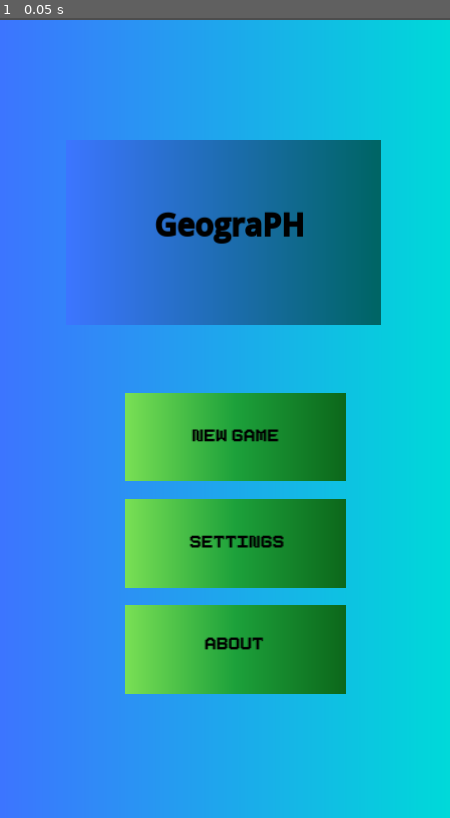
Above: before the commit, frame 1.
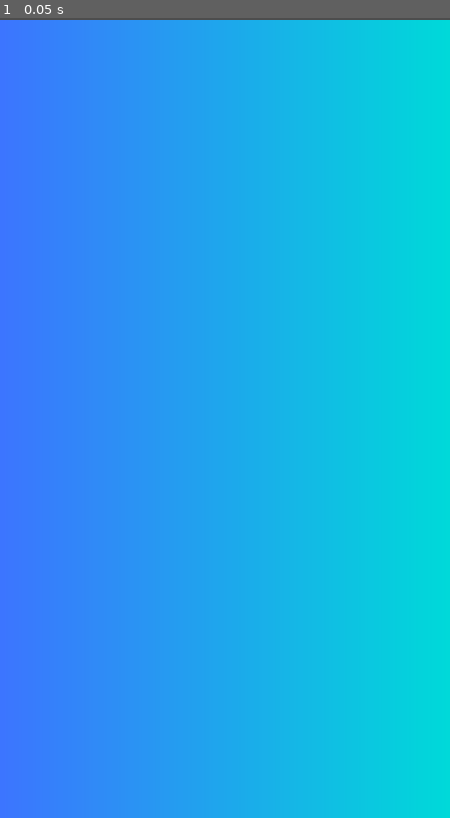
Above: after the commit, the same moment.

Repository: JohnMatthewBautista/GeograPH
Game: Godot game, scene res://scenes/Main.tscn
Same seed, same stepped clock (60 frames per second), same inputs: the game is played once before the commit and once after it.
Inputs:
- Up to frame 1 (0.05 s): no input

The runs differ from the first frame. In frame 1, 31% of the frame differs, in the area x 23-85%, y 15-85%.

Commit message:
Game Data
Creation of game data
- creation of custom class
- stored all info in a global_variable

Diff:
--- a/scenes/Main.tscn
+++ b/scenes/Main.tscn
@@ -1,6 +1,7 @@
-[gd_scene load_steps=4 format=3 uid="uid://djbl7scketuuv"]
+[gd_scene load_steps=5 format=3 uid="uid://djbl7scketuuv"]
 
-[ext_resource type="PackedScene" uid="uid://dnfxdwny35ci" path="res://scenes/MainMenu.tscn" id="1_1p7ta"]
+[ext_resource type="Script" path="res://scripts/Main_menu.gd" id="1_quja7"]
+[ext_resource type="Script" path="res://scripts/Main.gd" id="1_u3eif"]
 
 [sub_resource type="Gradient" id="Gradient_r6pvo"]
 resource_local_to_scene = true
@@ -11,8 +12,14 @@
 gradient = SubResource("Gradient_r6pvo")
 
 [node name="Main" type="Node"]
+script = ExtResource("1_u3eif")
 
-[node name="MainMenu" parent="." instance=ExtResource("1_1p7ta")]
+[node name="MainMenu" type="Control" parent="."]
+layout_mode = 3
+anchors_preset = 0
+offset_right = 725.0
+offset_bottom = 1290.0
+script = ExtResource("1_quja7")
 
 [node name="Background" type="ParallaxBackground" parent="."]
 
--- a/scripts/Main.gd
+++ b/scripts/Main.gd
@@ -1,15 +1,22 @@
 extends Node
 
 var regions = {
-	"NCR" : ["Caloocan","Las Piñas","Makati","Malabon","Mandaluyong","Manila","Marikina","Muntinlupa","Navotas","Prañaque","Pasay","Pasig","Pateros","Quezon City","San Juan","Taguig","Valenzuela"],
-	"CAR" : ["Abra","Apayao","Baguio","Benguet","Ifugao","Kalinga","Mountain Province"]
+	"region1" : Region.new("Ilocos Region", "Luzon", "San Fernando, La Union", 1, ["Ilocos Norte", "Ilocos Sur", "La Union", "Pangasinan"]),
+	"region2" : Region.new("Cagayan Valley", "Luzon", "Tuguegarao", 2, ["Batanes", "Cagayan", "Isabela", "Nueva Vizcaya", "Quirino"]),
+	"region3" : Region.new("Central Luzon", "Luzon", "San Fernando, Pampanga", 3, ["Aurora", "Bataan", "Bulacan", "Nueva Ecija", "Pampanga", "Tarlac", "Zambales"]),
+	"region4a" : Region.new("Calabarzon", "Luzon", "Calamba", 0, ["Batangas", "Cavite", "Laguna", "Quezon", "Rizal"]),
+	"region4b" : Region.new("Mimaropa", "Luzon", "Calapan", 0, ["Marinduque", "Occidental Mindoro", "Oriental Mindoro", "Palawan", "Romblon"]),
+	"region5" : Region.new("Bicol Region", "Luzon", "Legazpi", 5, ["Albay", "Camarines Norte", "Camarines Sur", "Catanduanes", "Masbate", "Sorsogon"]),
+	"region6" : Region.new("Western Visayas", "Visayas", "Iloilo City", 6, ["Aklan", "Antique", "Capiz", "Guimaras", "Iloilo"]),
+	"nir" : Region.new("Negros Island Region (NIR)", "Visayas", "Bacolod and Dumaguete", 0, ["Negros Occidental", "Negros Oriental", "Siquijor"]),
+	"region7" : Region.new("Central Visayas", "Visayas", "Cebu City", 7, ["Bohol", "Cebu"]),
+	"region8" : Region.new("Eastern Visayas", "Visayas", "Tacloban", 8, ["Biliran", "Eastern Samar", "Leyte", "Northern Samar", "Samar", "Southern Leyte"]),
+	"region9" : Region.new("Zamboanga Peninsula", "Mindanao", "Pagadian", 9, ["Zamboanga del Norte", "Zamboanga del Sur", "Zamboanga Sibugay"]),
+	"region10" : Region.new("Northern Mindanao", "Mindanao", "Cagayan de Oro", 10, ["Bukidnon", "Camiguin", "Lanao del Norte", "Misamis Occidental", "Misamis Oriental"]),
+	"region11" : Region.new("Davao Region", "Mindanao", "Davao City", 11, ["Davao de Oro", "Davao del Norte", "Davao del Sur", "Davao Occidental", "Davao Oriental"]),
+	"region12" : Region.new("Soccsksargen", "Mindanao", "Koronadal", 12, ["Sarangani", "South Cotabato", "Sultan Kudarat"]),
+	"region13" : Region.new("Caraga", "Mindanao", "Butuan", 13, ["Agusan del Norte", "Agusan del Sur", "Dinagat Islands", "Surigao del Norte", "Surigao del Sur"]),
+	"ncr" : Region.new("NCR", "Luzon", "Manila", 0, ["Caloocan", "Las Piñas", "Makati", "Malabon", "Mandaluyong", "Marikina", "Muntinlupa", "Navotas", "Parañaque", "Pasay", "Pasig", "Pateros", "Quezon City", "San Juan", "Taguig", "Valenzuela"]),
+	"car" : Region.new("CAR", "Luzon", "Baguio", 0, ["Abra", "Apayao", "Benguet", "Ifugao", "Kalinga", "Mountain Province"]),
+	"barmm" : Region.new("BARMM", "Mindanao", "Cotabato City", 0, ["Basilan", "Lanao del Sur", "Maguindanao", "Sulu", "Tawi-Tawi"])
 }
-
-# Called when the node enters the scene tree for the first time.
-func _ready():
-	pass # Replace with function body.
-
-
-# Called every frame. 'delta' is the elapsed time since the previous frame.
-func _process(delta):
-	pass
--- a/scripts/Quiz_options.gd
+++ b/scripts/Quiz_options.gd
@@ -21,7 +21,6 @@
 	#Random number generator
 	arr_size = global_variables["questions_array"].size() - 1
 	qnum = randi_range(0, arr_size)
-	print(Main.regions["NCR"][1])
 	set_question(qnum)
 
 #Function that changes the label to start the question
--- /dev/null
+++ b/scripts/Region.gd
@@ -0,0 +1,15 @@
+extends Node
+class_name Region
+
+var fullname : String
+var group : String
+var center: String
+var number : int
+var lgus: PackedStringArray
+
+func _init(name: String, island_group: String, region_center: String, number: int, lgu_list : PackedStringArray):
+	self.fullname = name
+	self.group = island_group
+	self.center = region_center
+	self.number = number
+	self.lgus = lgu_list
